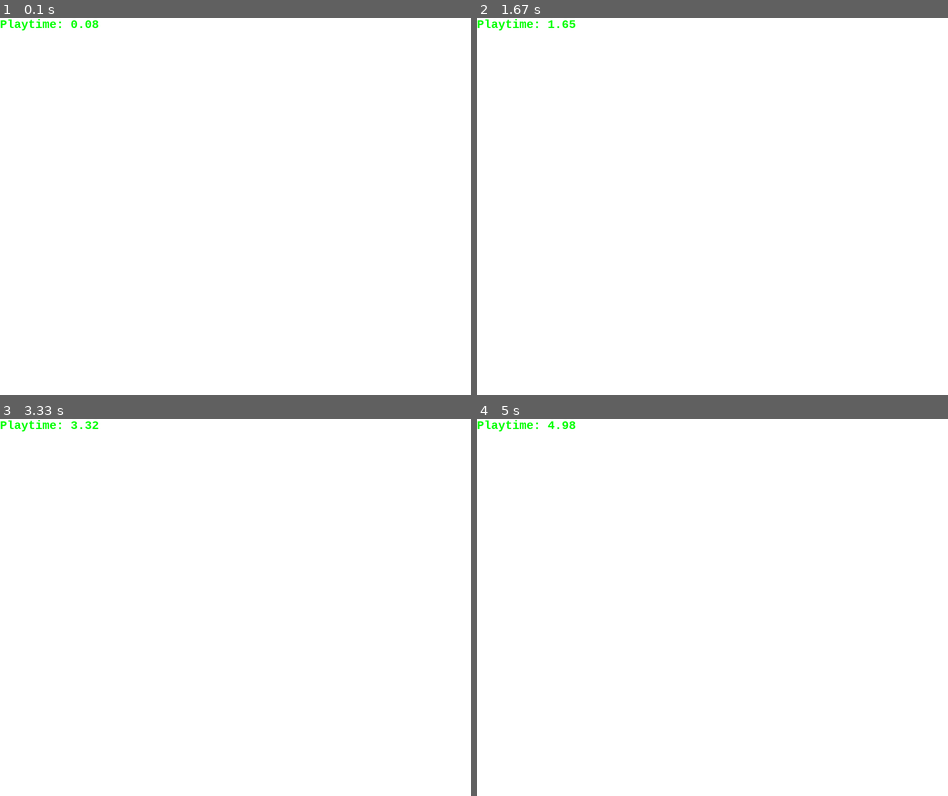
Above: before the commit, frames 1-4 (two rows, left to right).
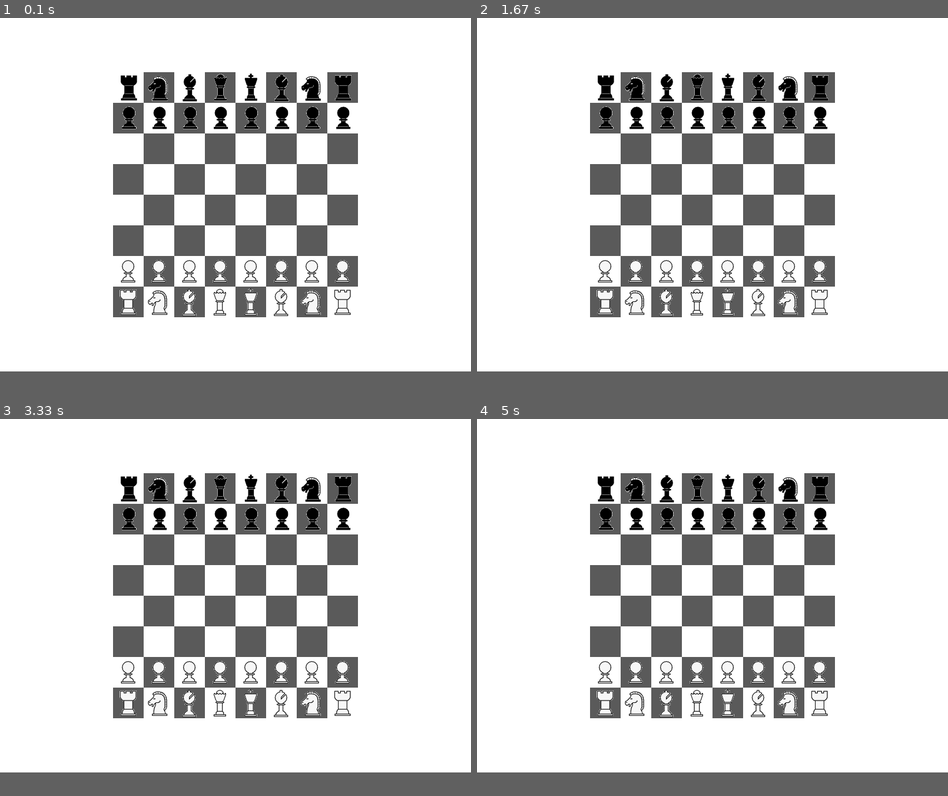
Above: after the commit, the same moments.

Repository: cknolla/pygame-chess
Game: pygame game, started from main.py
The game is run twice, just before and just after one commit, with the same random seed, the same clock (stepped at 60 frames per second) and the same inputs.
Inputs:
- Up to frame 1 (0.1 s): no input
- Up to frame 2 (1.67 s): no input
- Up to frame 3 (3.33 s): no input
- Up to frame 4 (5 s): no input
In our replay, the window is 800x640 before the commit and 800x600 after it. These sizes can differ from the game's own. Grey fills any space a smaller window leaves; there, only what the larger window draws over its background counts as a difference.

The runs differ from the first frame. In frame 1, 18% of the frame differs, in the area x 0-76%, y 0-80%; in frame 2, 18%; in frame 3, 18%; in frame 4, 18%.

Commit message:
board layout complete

Diff:
--- /dev/null
+++ b/board.json
@@ -0,0 +1,13 @@
+{
+  "Size": 52,
+  "Dark": {
+    "R": 90,
+    "G": 90,
+    "B": 90
+  },
+  "Light": {
+    "R": 255,
+    "G": 255,
+    "B": 255
+  }
+}
--- /dev/null
+++ b/icons.json
@@ -0,0 +1,18 @@
+{
+  "White": {
+    "King": "icons/kingW2.png",
+    "Queen": "icons/queenW2.png",
+    "Bishop": "icons/bishopW2.png",
+    "Knight": "icons/knightW2.png",
+    "Rook": "icons/rookW2.png",
+    "Pawn": "icons/pawnW2.png"
+  },
+  "Black": {
+    "King": "icons/kingB2.png",
+    "Queen": "icons/queenB2.png",
+    "Bishop": "icons/bishopB2.png",
+    "Knight": "icons/knightB2.png",
+    "Rook": "icons/rookB2.png",
+    "Pawn": "icons/pawnB2.png"
+  }
+}
--- a/main.py
+++ b/main.py
@@ -2,8 +2,8 @@
 """
 https://realpython.com/pygame-a-primer/
 """
-import random
 import pickle
+import json
 
 import pygame
 
@@ -18,23 +18,49 @@
     QUIT,
 )
 
+from spritesheet import SpriteSheet
+
 SCREEN_WIDTH = 800
-SCREEN_HEIGHT = 640
+SCREEN_HEIGHT = 600
+
+
+class Player:
+    def __init__(self, color: str, y_direction: int):
+        self.color = color
+        self.y_direction = y_direction
 
 
 class Board:
     def __init__(self):
+        with open('board.json') as board_config_file:
+            self.config = json.load(board_config_file)
+        self.position_size = self.config.get('Size')
+        self.rect = pygame.Rect(0, 0, self.position_size * 8, self.position_size * 8)
+        self.rect.left = (SCREEN_WIDTH - self.rect.width) / 2
+        self.rect.top = (SCREEN_HEIGHT - self.rect.height) / 2
         self.positions = [
-            [BoardPosition(x, y) for x in range(8)] for y in range(8)
+            [BoardPosition(x, y, self) for y in range(8)] for x in range(8)
         ]
         # print(self.positions)
 
 
-class BoardPosition:
-    def __init__(self, x: int, y: int):
+class BoardPosition(pygame.sprite.Sprite):
+    def __init__(self, x: int, y: int, board: Board):
+        super().__init__()
         self.x = x
         self.y = y
+        self.board = board
         self.game_piece = None
+        self.surface = pygame.Surface((board.position_size, board.position_size))
+        dark_config = board.config.get('Dark')
+        light_config = board.config.get('Light')
+        if (self.x % 2 == 0 and self.y % 2 == 0) or (self.x % 2 == 1 and self.y % 2 == 1):
+            self.surface.fill((dark_config.get('R'), dark_config.get('G'), dark_config.get('B')))
+        else:
+            self.surface.fill((light_config.get('R'), light_config.get('G'), light_config.get('B')))
+        self.rect: pygame.rect = self.surface.get_rect()
+        self.rect.left = board.rect.left + (self.x * self.surface.get_width())
+        self.rect.bottom = board.rect.bottom - (self.y * self.surface.get_height())
 
     def __repr__(self):
         return f'<BoardPosition: {self.x}, {self.y}>'
@@ -42,15 +68,71 @@
     def __str__(self):
         return f'<BoardPosition: {chr(self.x + 97)}{self.y}'
 
-
-class GamePiece:
-    def __init__(self, image, board_position, player):
-        self.image = image
+    def update(self):
+        """
+        Sprite builtin update method
+        :return:
+        """
+
+
+class Piece(pygame.sprite.Sprite):
+    def __init__(self, player: Player):
+        super().__init__()
+        self.surface: pygame.Surface = None
+        self.image: pygame.image = None
+        self.rect: pygame.Rect = None
+        # self.image = pygame.image.load(image)
+        self.board_position = None
+        self.player = player
+        # self.surface: pygame.Surface = pygame.image.load(image).convert()
+        # self.rect = self.surface.get_rect()
+        # self.player = player
+
+    def set_image(self, filename: str):
+        self.image = pygame.image.load(filename).convert_alpha()
+        self.surface = self.image
+        self.rect = self.image.get_rect()
+
+    def set_position(self, board_position: BoardPosition):
         self.board_position = board_position
-        self.player = player
+        board_position.game_piece = self
+        self.rect.left = board_position.rect.left
+        self.rect.top = board_position.rect.top
+
+    def draw(self):
+        self.rect = self.image.get_rect()
+        self.rect.topleft = 0, 0
 
     def move(self):
         raise NotImplementedError('Child class must define a movement')
+
+
+class Pawn(Piece):
+    def move(self):
+        pass
+
+class Rook(Piece):
+    def move(self):
+        pass
+
+class Bishop(Piece):
+    def move(self):
+        pass
+
+
+class Knight(Piece):
+    def move(self):
+        pass
+
+
+class Queen(Piece):
+    def move(self):
+        pass
+
+
+class King(Piece):
+    def move(self):
+        pass
 
 
 def get_center(parent_surface: pygame.Surface, child_surface: pygame.Surface):
@@ -82,8 +164,52 @@
         self.game_session: GameSession = self.load()
         self.font = pygame.font.SysFont('mono', 20, bold=True)
         self.all_sprites = pygame.sprite.Group()
+        self.game_pieces = pygame.sprite.Group()
+
+        self.players = [Player('White', y_direction=1), Player('Black', y_direction=-1)]
 
         self.board = Board()
+        for position in self.board.positions:
+            self.all_sprites.add(position)
+        # for x in range(8):
+        #     pawn = Pawn('icons/pawn80x80.png', self.board.positions[x][1], 0)
+        #     self.game_pieces.add(pawn)
+        #     self.all_sprites.add(pawn)
+        self.pieces = []
+        self._load_pieces()
+
+    def _load_pieces(self):
+
+        layout_filename = 'piece_layout.json'
+        icon_filename = 'icons.json'
+        # spritesheet_filename = 'icons/chess_pieces.bmp'
+        # piece_spritesheet = SpriteSheet(spritesheet_filename)
+        # piece_images = piece_spritesheet.load_grid_images(2, 6, x_margin=64, x_padding=72, y_margin=68, y_padding=48)
+        piece_types = [King, Queen, Rook, Bishop, Knight, Pawn]
+        # piece_number = 0
+        with open(layout_filename) as layout_config_file:
+            layout_config = json.load(layout_config_file)
+        with open(icon_filename) as icon_config_file:
+            icon_config = json.load(icon_config_file)
+        for player in reversed(self.players):
+            for piece_type in piece_types:
+                positions = layout_config.get(player.color).get(piece_type.__name__)
+                for position in positions:
+                    piece = piece_type(player)
+                    # piece.set_image(piece_images[piece_number])
+                    piece.set_image(icon_config.get(player.color).get(piece_type.__name__))
+                    piece.set_position(self.board.positions[position.get('x')][position.get('y')])
+                    self.pieces.append(piece)
+                    self.game_pieces.add(piece)
+                    self.all_sprites.add(piece)
+                # piece_number += 1
+
+        # for image in piece_images:
+        #     piece = GamePiece()
+        #     piece.set_image(image)
+        #     self.game_pieces.add(piece)
+        #     self.all_sprites.add(piece)
+        #     self.pieces.append(piece)
 
     def run(self):
         """
@@ -102,10 +228,10 @@
             self.background.fill((255, 255, 255))
 
             for sprite in self.all_sprites:
-                self.screen.blit(sprite.surf, sprite.rect)
-
-            self.draw_text(
-                f"Playtime: {self.game_session.playtime:.2f}")
+                self.screen.blit(sprite.surface, sprite.rect)
+
+            # self.draw_text(
+            #     f"Playtime: {self.game_session.playtime:.2f}")
 
             pygame.display.flip()
             self.screen.blit(self.background, (0, 0))
--- /dev/null
+++ b/piece_layout.json
@@ -0,0 +1,158 @@
+{
+  "White": {
+    "King": [
+      {
+        "x": 4,
+        "y": 0
+      }
+    ],
+    "Queen": [
+      {
+        "x": 3,
+        "y": 0
+      }
+    ],
+    "Bishop": [
+      {
+        "x": 2,
+        "y": 0
+      },
+      {
+        "x": 5,
+        "y": 0
+      }
+    ],
+    "Knight": [
+      {
+        "x": 1,
+        "y": 0
+      },
+      {
+        "x": 6,
+        "y": 0
+      }
+    ],
+    "Rook": [
+      {
+        "x": 0,
+        "y": 0
+      },
+      {
+        "x": 7,
+        "y": 0
+      }
+    ],
+    "Pawn": [
+      {
+        "x": 0,
+        "y": 1
+      },
+      {
+        "x": 1,
+        "y": 1
+      },
+      {
+        "x": 2,
+        "y": 1
+      },
+      {
+        "x": 3,
+        "y": 1
+      },
+      {
+        "x": 4,
+        "y": 1
+      },
+      {
+        "x": 5,
+        "y": 1
+      },
+      {
+        "x": 6,
+        "y": 1
+      },
+      {
+        "x": 7,
+        "y": 1
+      }
+    ]
+  },
+  "Black": {
+    "King": [
+      {
+        "x": 4,
+        "y": 7
+      }
+    ],
+    "Queen": [
+      {
+        "x": 3,
+        "y": 7
+      }
+    ],
+    "Bishop": [
+      {
+        "x": 2,
+        "y": 7
+      },
+      {
+        "x": 5,
+        "y": 7
+      }
+    ],
+    "Knight": [
+      {
+        "x": 1,
+        "y": 7
+      },
+      {
+        "x": 6,
+        "y": 7
+      }
+    ],
+    "Rook": [
+      {
+        "x": 0,
+        "y": 7
+      },
+      {
+        "x": 7,
+        "y": 7
+      }
+    ],
+    "Pawn": [
+      {
+        "x": 0,
+        "y": 6
+      },
+      {
+        "x": 1,
+        "y": 6
+      },
+      {
+        "x": 2,
+        "y": 6
+      },
+      {
+        "x": 3,
+        "y": 6
+      },
+      {
+        "x": 4,
+        "y": 6
+      },
+      {
+        "x": 5,
+        "y": 6
+      },
+      {
+        "x": 6,
+        "y": 6
+      },
+      {
+        "x": 7,
+        "y": 6
+      }
+    ]
+  }
+}
--- /dev/null
+++ b/spritesheet.py
@@ -0,0 +1,69 @@
+import pygame
+
+
+class SpriteSheet:
+
+    def __init__(self, filename):
+        """Load the sheet."""
+        try:
+            self.sheet = pygame.image.load(filename).convert()
+        except pygame.error as e:
+            print(f"Unable to load spritesheet image: {filename}")
+            raise SystemExit(e)
+
+    def image_at(self, rectangle, colorkey = None):
+        """Load a specific image from a specific rectangle."""
+        # Loads image from x, y, x+offset, y+offset.
+        rect = pygame.Rect(rectangle)
+        image = pygame.Surface(rect.size).convert()
+        image.blit(self.sheet, (0, 0), rect)
+        if colorkey is not None:
+            if colorkey is -1:
+                colorkey = image.get_at((0,0))
+            image.set_colorkey(colorkey, pygame.RLEACCEL)
+        return image
+
+    def images_at(self, rects, colorkey = None):
+        """Load a whole bunch of images and return them as a list."""
+        return [self.image_at(rect, colorkey) for rect in rects]
+
+    def load_strip(self, rect, image_count, colorkey = None):
+        """Load a whole strip of images, and return them as a list."""
+        tups = [(rect[0]+rect[2]*x, rect[1], rect[2], rect[3])
+                for x in range(image_count)]
+        return self.images_at(tups, colorkey)
+
+    def load_grid_images(self, num_rows, num_cols, x_margin=0, x_padding=0,
+                         y_margin=0, y_padding=0):
+        """Load a grid of images.
+        x_margin is space between top of sheet and top of first row.
+        x_padding is space between rows.
+        Assumes symmetrical padding on left and right.
+        Same reasoning for y.
+        Calls self.images_at() to get list of images.
+        """
+        sheet_rect = self.sheet.get_rect()
+        sheet_width, sheet_height = sheet_rect.size
+
+        # To calculate the size of each sprite, subtract the two margins,
+        #   and the padding between each row, then divide by num_cols.
+        # Same reasoning for y.
+        x_sprite_size = (sheet_width - 2 * x_margin
+                         - (num_cols - 1) * x_padding) / num_cols
+        y_sprite_size = (sheet_height - 2 * y_margin
+                         - (num_rows - 1) * y_padding) / num_rows
+
+        sprite_rects = []
+        for row_num in range(num_rows):
+            for col_num in range(num_cols):
+                # Position of sprite rect is margin + one sprite size
+                #   and one padding size for each row. Same for y.
+                x = x_margin + col_num * (x_sprite_size + x_padding)
+                y = y_margin + row_num * (y_sprite_size + y_padding)
+                sprite_rect = (x, y, x_sprite_size, y_sprite_size)
+                sprite_rects.append(sprite_rect)
+
+        grid_images = self.images_at(sprite_rects)
+        print(f"Loaded {len(grid_images)} grid images of size {sprite_rects[0]}")
+
+        return grid_images
Binary file added: icons/bishopB.png
Binary file added: icons/bishopB2.png
Binary file added: icons/bishopB3.png
Binary file added: icons/bishopW.png
Binary file added: icons/bishopW2.png
Binary file added: icons/bishopW3.png
Binary file added: icons/board.png
Binary file added: icons/chess_pieces.bmp
Binary file added: icons/chess_pieces_black.png
Binary file added: icons/chess_pieces_white.png
Binary file added: icons/icon.png
Binary file added: icons/kingB.png
(and 33 more such lines)
